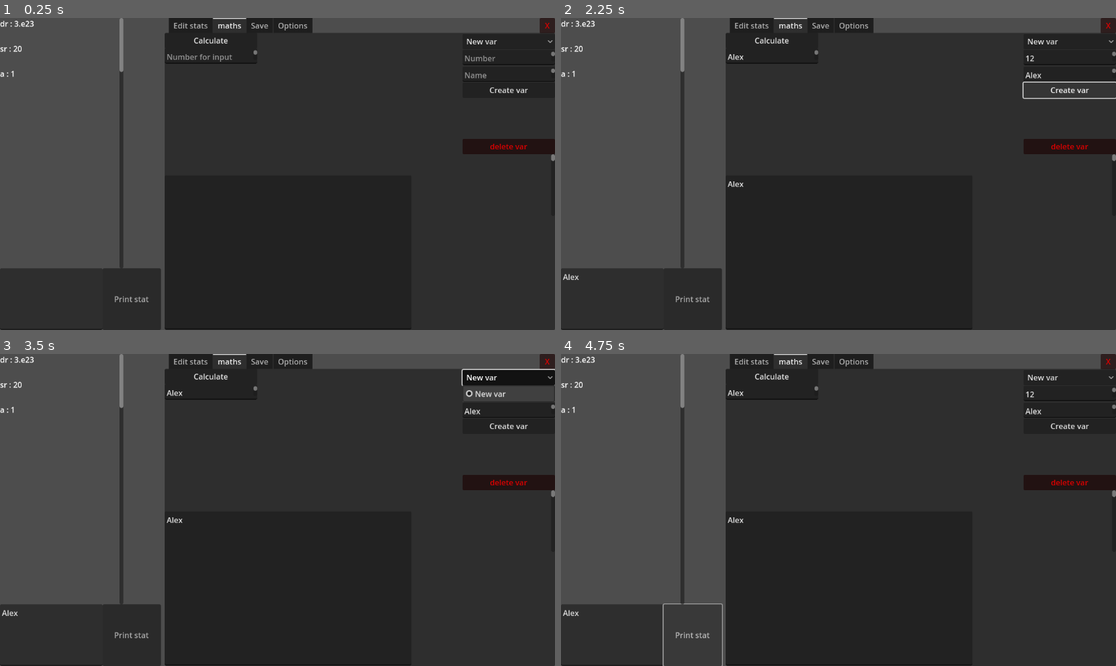
Above: before the commit, frames 1-4 (two rows, left to right).
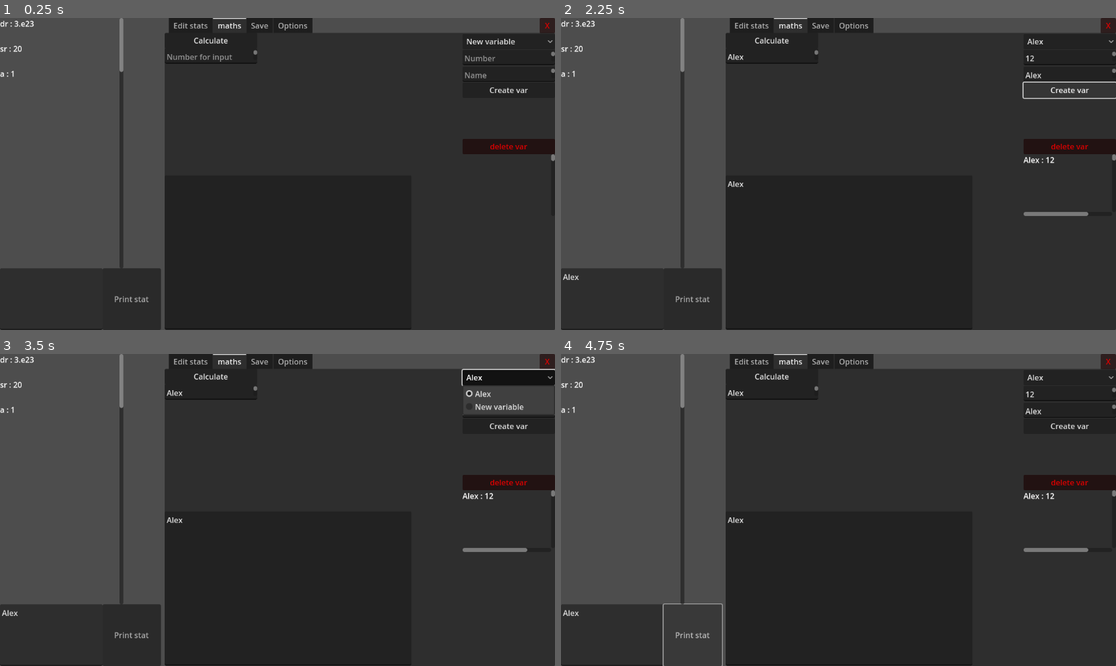
Above: after the commit, the same moments.

Repository: Random31234/huge-numbers-2.0
Game: Godot game, scene res://scenes/main.tscn
Same seed, same stepped clock (60 frames per second), same inputs: the game is played once before the commit and once after it.
Inputs (mouse positions are in pixels of both pictures, inside the frame that each line leads up to):
- Up to frame 1 (0.25 s): no input
- Up to frame 2 (2.25 s): click (610, 298) at 0.52 s; type "Alex" at 0.6 s; click (1071, 58) at 0.75 s; type "12" at 0.83 s; click (1071, 74) at 0.98 s; type "Alex" at 1.07 s; click (771, 55) at 1.27 s; type "Alex" at 1.35 s; click (849, 252) at 1.5 s; type "Alex" at 1.58 s; click "Create var" at 2 s
- Up to frame 3 (3.5 s): click "New var" (after the commit: "Alex") at 2.75 s
- Up to frame 4 (4.75 s): click "New var" (after the commit: "Alex") at 3.5 s; click "Print stat" at 4.25 s

The runs differ from the first frame. In frame 1, less than 0.1% of the frame differs, in the area x 89-93%, y 6-9%; in frame 2, 0.3%; in frame 3, 0.9%, in the area x 83-100%, y 6-64%; in frame 4, 0.3%.

Commit message:
Finish var inputs
Var system as inputs is done, now to work on the inputs from the calculations.

Diff:
--- a/scenes/main.tscn
+++ b/scenes/main.tscn
@@ -64,9 +64,10 @@
 statBox = NodePath("../stats scroll container/VBoxContainer")
 errorBox = NodePath("../Print node/TextEdit")
 
-[node name="math Storage Node" type="Node" parent="." node_paths=PackedStringArray("stat")]
+[node name="math Storage Node" type="Node" parent="." node_paths=PackedStringArray("stat", "textBox")]
 script = ExtResource("2_0oss8")
 stat = NodePath("../stat Storage Node")
+textBox = NodePath("../Print node/TextEdit")
 
 [node name="stats scroll container" type="ScrollContainer" parent="."]
 custom_minimum_size = Vector2(256, 520)
@@ -326,7 +327,7 @@
 script = ExtResource("10_jxg4m")
 metadata/_tab_index = 1
 
-[node name="Variables part legacy" type="Control" parent="TabContainer/maths" node_paths=PackedStringArray("mantissa", "exponent", "opt", "nameBox")]
+[node name="Variables part legacy" type="Control" parent="TabContainer/maths" node_paths=PackedStringArray("mantissa", "exponent", "opt", "box", "nameBox")]
 anchors_preset = 0
 offset_right = 40.0
 offset_bottom = 40.0
@@ -334,6 +335,7 @@
 mantissa = NodePath("mantissa")
 exponent = NodePath("exponent")
 opt = NodePath("Variable selector")
+box = NodePath("variables/VBoxContainer")
 nameBox = NodePath("Name")
 
 [node name="Variable selector" type="OptionButton" parent="TabContainer/maths/Variables part legacy"]
@@ -407,7 +409,7 @@
 offset_bottom = 252.0
 text = "delete var"
 
-[node name="Variables part" type="Control" parent="TabContainer/maths" node_paths=PackedStringArray("numText", "opt", "nameBox")]
+[node name="Variables part" type="Control" parent="TabContainer/maths" node_paths=PackedStringArray("numText", "opt", "box", "nameBox")]
 visible = false
 layout_mode = 3
 anchors_preset = 0
@@ -416,6 +418,7 @@
 script = ExtResource("11_18ykq")
 numText = NodePath("Number")
 opt = NodePath("Variable selector")
+box = NodePath("variables/VBoxContainer")
 nameBox = NodePath("Name")
 
 [node name="Variable selector" type="OptionButton" parent="TabContainer/maths/Variables part"]
@@ -908,12 +911,17 @@
 [connection signal="button_down" from="TabContainer/Edit stats/Manipulate stats/Button" to="TabContainer/Edit stats/Manipulate stats" method="pressed"]
 [connection signal="delete" from="TabContainer/maths" to="math Storage Node" method="deleteVariable"]
 [connection signal="setVariable" from="TabContainer/maths" to="math Storage Node" method="setVariable"]
+[connection signal="swap" from="TabContainer/maths" to="math Storage Node" method="_on_maths_swap"]
+[connection signal="varUpdate" from="TabContainer/maths" to="TabContainer/maths/Variables part legacy" method="updateVariables"]
+[connection signal="varUpdate" from="TabContainer/maths" to="TabContainer/maths/Variables part" method="updateVariables"]
 [connection signal="delete" from="TabContainer/maths/Variables part legacy" to="TabContainer/maths" method="deleteV"]
 [connection signal="setVariable" from="TabContainer/maths/Variables part legacy" to="TabContainer/maths" method="setV"]
+[connection signal="swap" from="TabContainer/maths/Variables part legacy" to="TabContainer/maths" method="passSwap"]
 [connection signal="button_down" from="TabContainer/maths/Variables part legacy/create or edit var button" to="TabContainer/maths/Variables part legacy" method="pressed"]
 [connection signal="button_down" from="TabContainer/maths/Variables part legacy/delete var" to="TabContainer/maths/Variables part legacy" method="d"]
 [connection signal="delete" from="TabContainer/maths/Variables part" to="TabContainer/maths" method="deleteV"]
 [connection signal="setVariable" from="TabContainer/maths/Variables part" to="TabContainer/maths" method="setV"]
+[connection signal="swap" from="TabContainer/maths/Variables part" to="TabContainer/maths" method="passSwap"]
 [connection signal="button_down" from="TabContainer/maths/Variables part/create or edit var button" to="TabContainer/maths/Variables part" method="pressed"]
 [connection signal="button_down" from="TabContainer/maths/Variables part/delete var" to="TabContainer/maths/Variables part" method="d"]
 [connection signal="button_down" from="TabContainer/maths/calculations legacy/Create_edit_step_button" to="." method="createEditStep"]
@@ -934,3 +942,4 @@
 [connection signal="button_down" from="TabContainer/Save/delete math" to="." method="deleteMaths"]
 [connection signal="item_selected" from="TabContainer/Options/OptionButton" to="TabContainer/Options/OptionButton" method="TopicSelected"]
 [connection signal="toggled" from="TabContainer/Options/Swappable" to="stat Storage Node" method="swappableT"]
+[connection signal="toggled" from="TabContainer/Options/Swappable" to="math Storage Node" method="swappableT"]
--- a/scripts/Mathematics scripts/VariableScripts/VarBase.gd
+++ b/scripts/Mathematics scripts/VariableScripts/VarBase.gd
@@ -4,21 +4,40 @@
 @export var opt:OptionButton
 @export var box:VBoxContainer
 @export var swappable:bool
+@export var selected:bool
+@export var firstSelected:int
+var bSize:int
 signal setVariable(b:Big,n:String,i:int)
 signal delete(i:int)
+signal swap(i:int,f:int)
 var statEntity = preload("res://scenes/StatEntity.tscn")
+
+
+
 
 func d():
 
 	emit_signal("delete",opt.selected)
 
-func updateVariables(b:Array[Big],n:Array[String]):
+func updateVariables(b:Array[Big],n:Array[String],s:bool):
+	var h:int
+	h = opt.selected
+
 	opt.clear()
 
+	for x in box.get_children():
+		box.remove_child(x)
+		x.queue_free()
+
+	swappable = s
+	print(s)
 	for x in n:
 		opt.add_item(x)
+
+	opt.add_item("New variable")
 	var z
 	var i
+	bSize =b.size()
 	z =0
 	for xyz in b:
 		i = statEntity.instantiate()
@@ -35,9 +54,22 @@
 			i.get_child(1).set_process(4)
 
 		z+=1
+	opt.selected = h
 
 
+func swapFunction(i:int):
+
+	if (selected == true):
+
+		if(i < bSize && firstSelected < bSize):
+			swapper(i, firstSelected)
+			selected = false
+			return
+	if(selected == false):
+		print(" selected first:  "+ str(firstSelected))
+		firstSelected = i
+		selected= true
 
 
-func swapFunction():
-	pass
+func swapper(i:int, f:int):
+	emit_signal("swap",i,f)
--- a/scripts/Mathematics scripts/mathPasser.gd
+++ b/scripts/Mathematics scripts/mathPasser.gd
@@ -3,6 +3,7 @@
 signal setVariable(b:Big,n:String,i:int)
 signal delete(i:int)
 signal varUpdate(b:Array[Big],n:Array[String],s:bool)
+signal swap(i:int,f:int)
 func setV(b:Big,n:String,i:int):
 	emit_signal("setVariable",b,n,i)
 
@@ -12,3 +13,7 @@
 
 func varUpdates(b:Array[Big],n:Array[String],s:bool):
 	emit_signal("varUpdate",b,n,s)
+	print("var update sent to objects")
+
+func passSwap(i:int, f:int):
+	emit_signal("swap",i,f)
--- a/scripts/Mathematics scripts/maths.gd
+++ b/scripts/Mathematics scripts/maths.gd
@@ -6,6 +6,7 @@
 @export var keywords:Array[String]
 @export var i:int
 @export var swappable:bool
+@export var textBox:TextEdit
 var b:Big
 signal vars(b:Array[Big],n:Array[String],s:bool)
 # Called when the node enters the scene tree for the first time.
@@ -18,6 +19,7 @@
 	#vale.varVal = b
 	#maths.append(vale)
 	m = math.new()
+	updateVarOptions()
 	pass
 
 
@@ -32,15 +34,31 @@
 
 func updateVarOptions():
 
-	emit_signal("vars",m.varVal,m.varNames)
-	pass
+	emit_signal("vars",m.varVal,m.varNames,swappable)
 
 
 func setVariable(b:Big,n:String,i:int):
+	#conditions to go through first
+	if(searchStringInArray(m.varNames,n)):
+		if(m.varNames.size() <=i):
 
-	m.varNames.append("test")
-	m.varVal.append(Big.new(1,0))
+			textBox.text += '\n'+"Error, var name exists already, please use a different name"
+			return
+		if(m.varNames[i] != n):
 
+			textBox.text +='\n' +"Error, var name exists already, please use a different name"
+			return
+	if(searchStringInArray(stat.names,n)):
+
+
+		textBox.text +='\n' +"Error, stat name exists already, please use a different name for the variable"
+		return
+
+	if(searchStringInArray(keywords,n)):
+
+
+		textBox.text += '\n' +"Error, attempted to create a variable that has the same name as a keyword, please use different var name"
+		return
 	print(n)
 	print(m.varVal.size())
 	print(i)
@@ -64,6 +82,10 @@
 	m.varVal.remove_at(i)
 	updateVarOptions()
 
+
+func _on_maths_swap(i: int, f: int) -> void:
+	pass # Replace with function body.
+
 func swappableT(b:bool):
 	swappable = b
 	updateVarOptions()
@@ -84,7 +106,8 @@
 
 
 func searchStringInArray(a:Array,s:String):
-
+	if a.size() <=0:
+		return false
 	for x in a:
 		if x == s:
 			return true
--- a/scripts/Stats.gd
+++ b/scripts/Stats.gd
@@ -92,11 +92,16 @@
 
 func appendStat(b:Big,n:String):
 	if(maths.searchStringInArray(maths.keywords,n) ):
-		errorBox.text +="Error name for new stat matches keyword, please use a different name"
+		errorBox.text +='\n'+"Error name for new stat matches keyword, please use a different name"
 		return
 	if(maths.searchStringInArray(names,n)):
-		errorBox.text +="Error, name for new stat matches an existing stat name, please use a different name"
+		errorBox.text +='\n'+"Error, name for new stat matches an existing stat name, please use a different name"
 		return
+	if(maths.searchStringInArray(maths.m.varNames,n)):
+
+		errorBox.text +='\n'+ "Error, name for new matches an existing math's variable name, please refrain from creating a stat with the name of an existing variable."
+		return
+
 
 	names.append(n)
 
